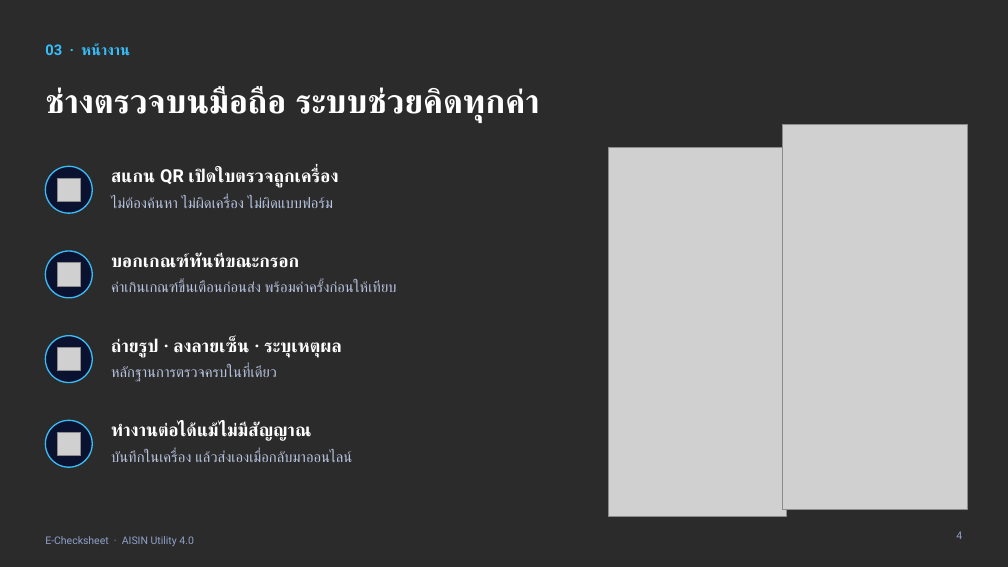
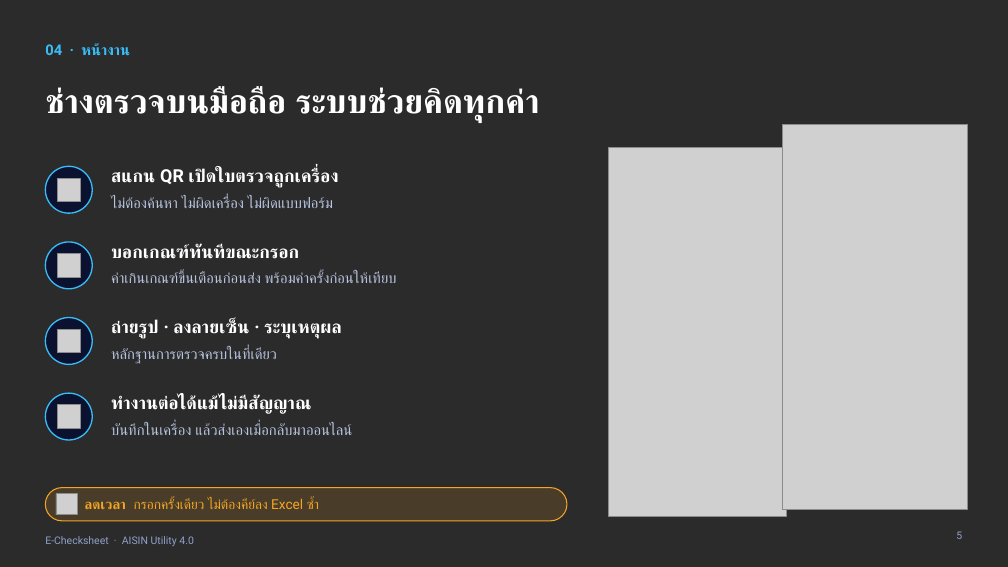
Before and after one commit to wexyzj123-hash/JoeKiattisak, a slide deck: slide 5 of E-Checksheet_Presentation.pptx (slide 4 before the commit). Drawn at 1008x567 pixels with LibreOffice and Linux fonts; fonts in the diff are those of the drawing; grey boxes stand for pictures; background and template pictures are left out; a plain dark background stands for a picture behind light text. Boxes give left, top, right and bottom in pixels: in the first picture for what was removed or moved away, otherwise in the second. Text is boxed around its words. In the diff, an @@ line names an element or a change of style, - is before the commit and + after.

```diff
--- a/E-Checksheet_Presentation.pptx
+++ b/E-Checksheet_Presentation.pptx
@@ text at [45, 43, 130, 56]: text changed @@
-03 · หน้างาน
+04 · หน้างาน
@@ 2 texts, 1 picture, 1 ellipse: place and size @@
-2 texts, 1 picture, 1 ellipse at [45, 251, 397, 298]
+2 texts, 1 picture, 1 ellipse at [45, 242, 397, 289]
@@ 2 texts, 1 ellipse: place and size @@
-2 texts, 1 ellipse at [45, 336, 341, 383]
+2 texts, 1 ellipse at [45, 318, 341, 364]
@@ picture: place and size @@
-picture at [57, 347, 81, 371]
+picture at [57, 330, 81, 353]
@@ 1 picture, 1 text, 1 ellipse: place and size @@
-1 picture, 1 text, 1 ellipse at [45, 420, 312, 467]
+1 picture, 1 text, 1 ellipse at [45, 393, 312, 440]
@@ text "บันทึกในเครื่อง แล้วส่งเองเมื่อกลับมาออนไลน์": place and size @@
-text "บันทึกในเครื่อง แล้วส่งเองเมื่อกลับมาออนไลน์" at [111, 450, 351, 462]
+text "บันทึกในเครื่อง แล้วส่งเองเมื่อกลับมาออนไลน์" at [111, 423, 351, 435]
@@ rounded rectangle added at [45, 488, 567, 521], fill #F5A524 at 15% opacity, outline #F5A524 1 pt @@
@@ picture added at [56, 494, 77, 515] @@
@@ text added at [85, 498, 319, 509], 13 pt, text #F5A524 @@
+ลดเวลา กรอกครั้งเดียว ไม่ต้องคีย์ลง Excel ซ้ำ
@@ page number at [956, 531, 962, 539]: text changed @@
-4
+5
```
Also in this commit, not shown: 12 other slides changed, 1 slide added, 1 slide removed, 1 other file.
